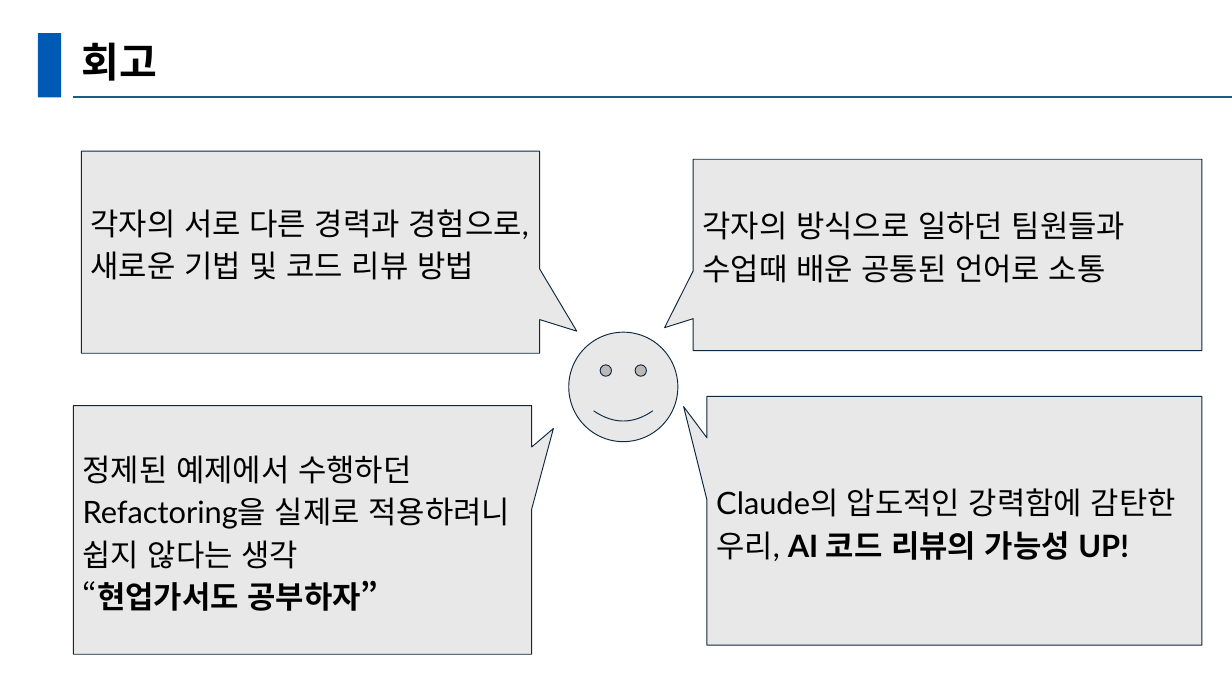
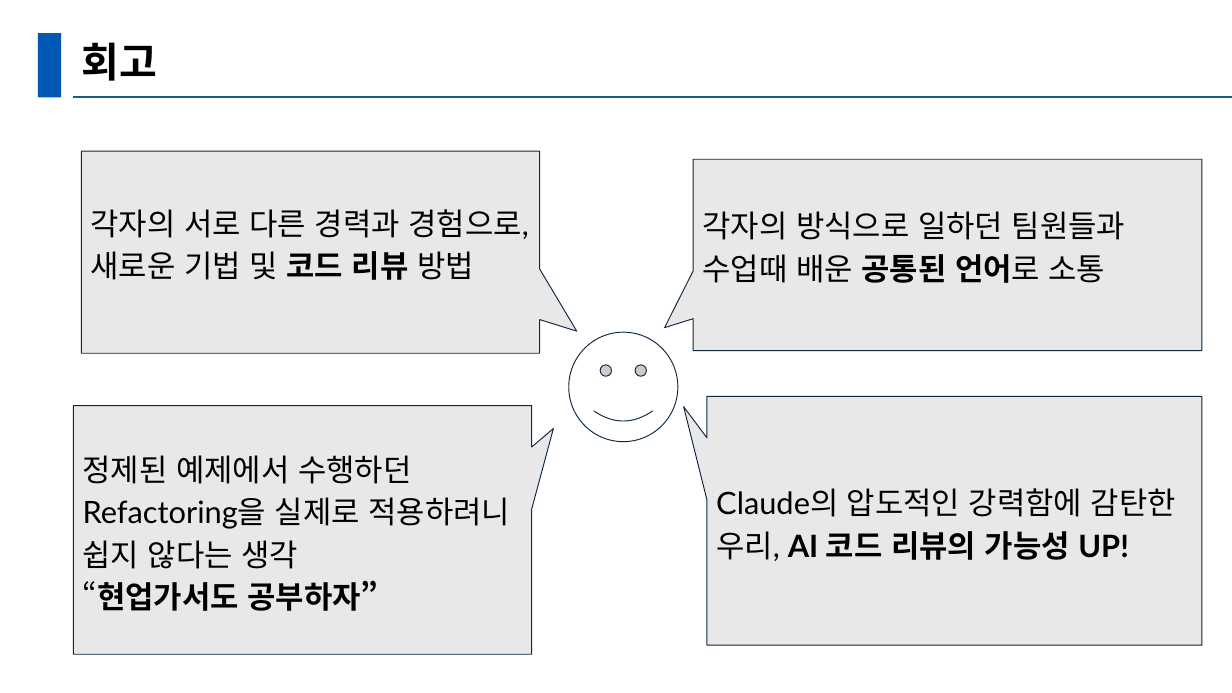
Before and after one commit to jin5383/CodeFab_TeamD, a slide deck: slide 29 of docs/TeamD_발표자료.pptx. Drawn at 1232x693 pixels with LibreOffice and Linux fonts; fonts in the diff are those of the drawing. Boxes give left, top, right and bottom in pixels: in the first picture for what was removed or moved away, otherwise in the second. Text is boxed around its words. In the diff, an @@ line names an element or a change of style, - is before the commit and + after.

Commit message:
[docs] ppt 수정

```diff
--- a/docs/TeamD_발표자료.pptx
+++ b/docs/TeamD_발표자료.pptx
@@ rounded speech box "각자의 서로 다른 경력과 경험으로, ..." at (81,152,540,354): bold on in "코드 리뷰" @@
@@ rounded speech box "각자의 방식으로 일하던 팀원들과 수업때 ..." at (693,159,1202,350): bold on in "공통된 언어로" @@
@@ smiley face at (569,332,678,442): fill #E8E8E8 to #FFFFFF @@
```
